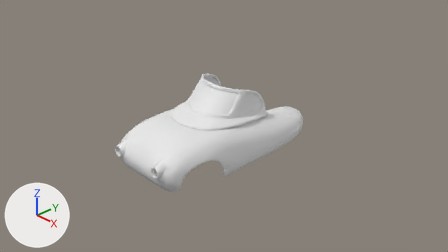
An edit to the Blender file MotorPan.blend, drawn before and after from the same camera.
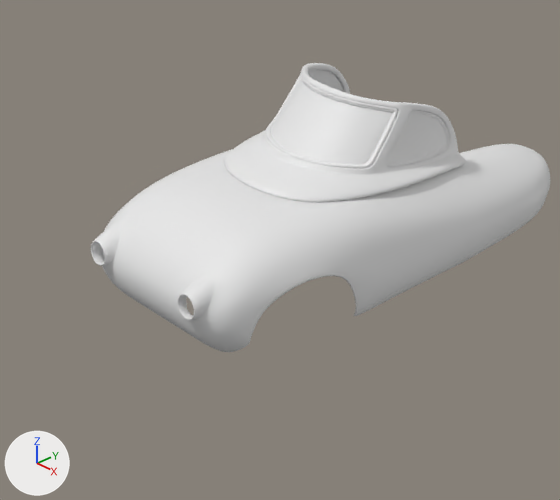
Each version is shown from the file's camera 'Camera', then close up on the part from 17% to 69% of the width and 19% to 100% of the height. Lighting does not change. The marker at lower left points along +X, +Y and +Z.
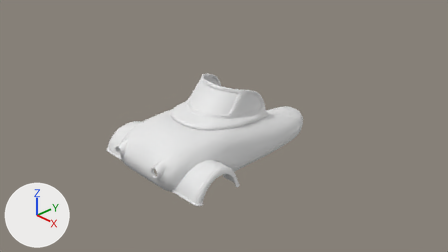
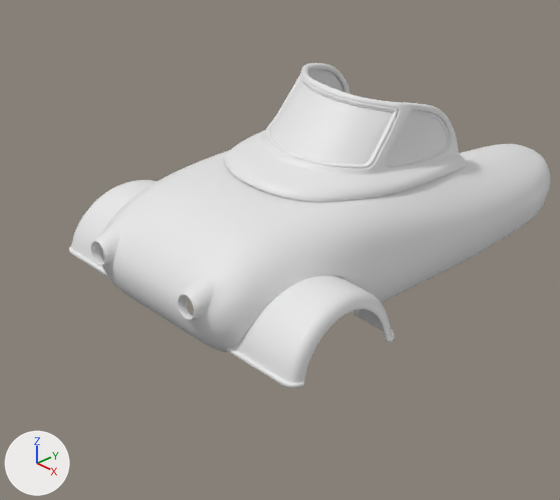
Pixel boxes [x1, y1, x2, y2] of what changed, in the close-ups (560 x 500 px; the box of a moved part takes in the faces that stretch with it):
'Circle', added
    after: [69, 180, 395, 388]
part 1 of me_plane, moved or reshaped
    before: [435, 159, 466, 176]
    after: [435, 160, 466, 180]
part 2 of me_plane, moved or reshaped
    before: [395, 171, 436, 189]
    after: [395, 172, 436, 193]
part 3 of me_plane, moved or reshaped
    before: [338, 189, 396, 201]
    after: [331, 192, 396, 202]
part 4 of me_plane, moved or reshaped
    before: [235, 132, 368, 201]
    after: [237, 131, 368, 201]

Patch to the scene script:
```diff
--- a/MotorPan.blend.py
+++ b/MotorPan.blend.py
@@ me_plane @@
 # used by ob_plane; location = (0.0, -0.729, 1.359); rotation_euler = (1.571, 0.0, 0.0), in degrees (90, 0, 0)
-me_plane.from_pydata(...)  # 306 vertices, 294 faces; spans x -0.69..0.0, y -0.27..0.37, z -1.24..0.3
+me_plane.from_pydata(...)  # 306 vertices, 294 faces; spans x -0.69..0.0, y -0.31..0.37, z -1.24..0.3
+# me_plane part 1: 8 of the vertices in x -0.69..-0.62, y -0.27..-0.24, z -1.24..-0.87 are moved by (0.0, -0.03, 0.0)
+# me_plane part 2: 4 of the vertices in x -0.69..-0.64, y -0.24..-0.21, z -0.69..-0.49 are moved by (0.0, -0.03, 0.0)
+# me_plane part 3: 2 of the vertices in x -0.64..-0.59, y -0.22..-0.2, z -0.25..-0.24 are moved by (0.0, -0.02, 0.0)
+# me_plane part 4: all 2 vertices in x -0.54..-0.51, y -0.19..-0.15, z 0.0..0.01 are moved by (0.0, 0.02, 0.0)
@@ me_circle @@
+me_circle.from_pydata(...)  # 246 vertices, 244 faces; spans x -1.273..-0.614, y -1.753..-0.683, z 0.358..0.909
+me_circle.polygons.foreach_set('use_smooth', [True] * 244)
@@ ob_circle @@
+ob_circle = bpy.data.objects.new('Circle', me_circle)
+ob_circle.location = (0.0, 0.0, 0.0)
+_m = ob_circle.modifiers.new('Subdivision', 'SUBSURF')
+_m.levels = 2
+_m = ob_circle.modifiers.new('Mirror', 'MIRROR')
```
